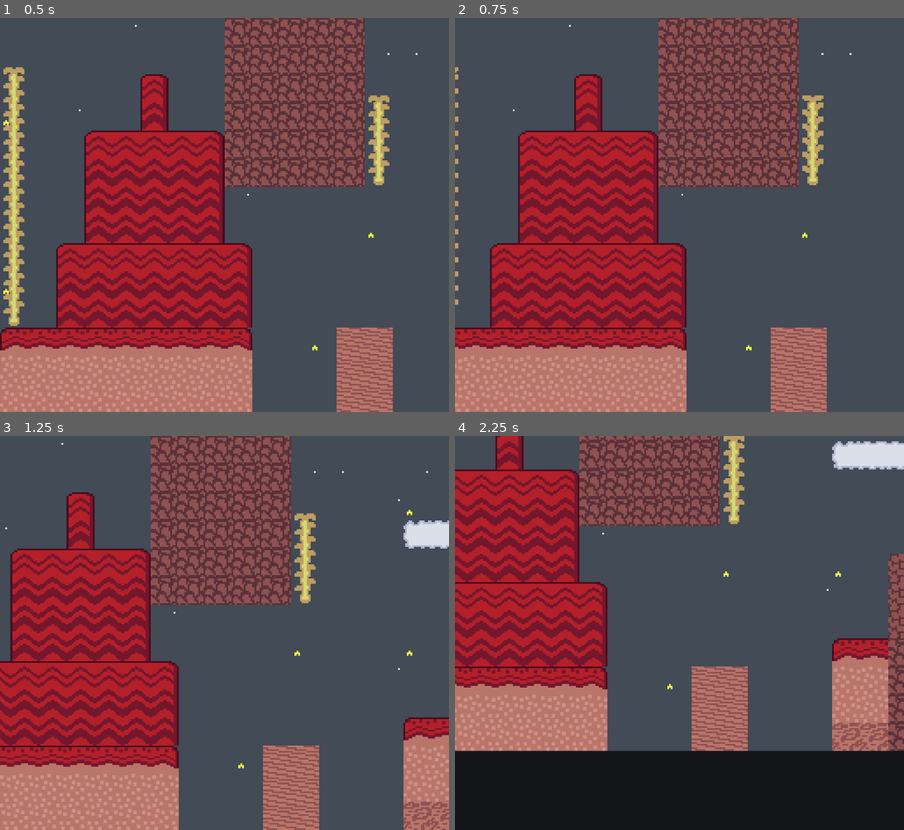
Above: before the commit, frames 1-4 (two rows, left to right).
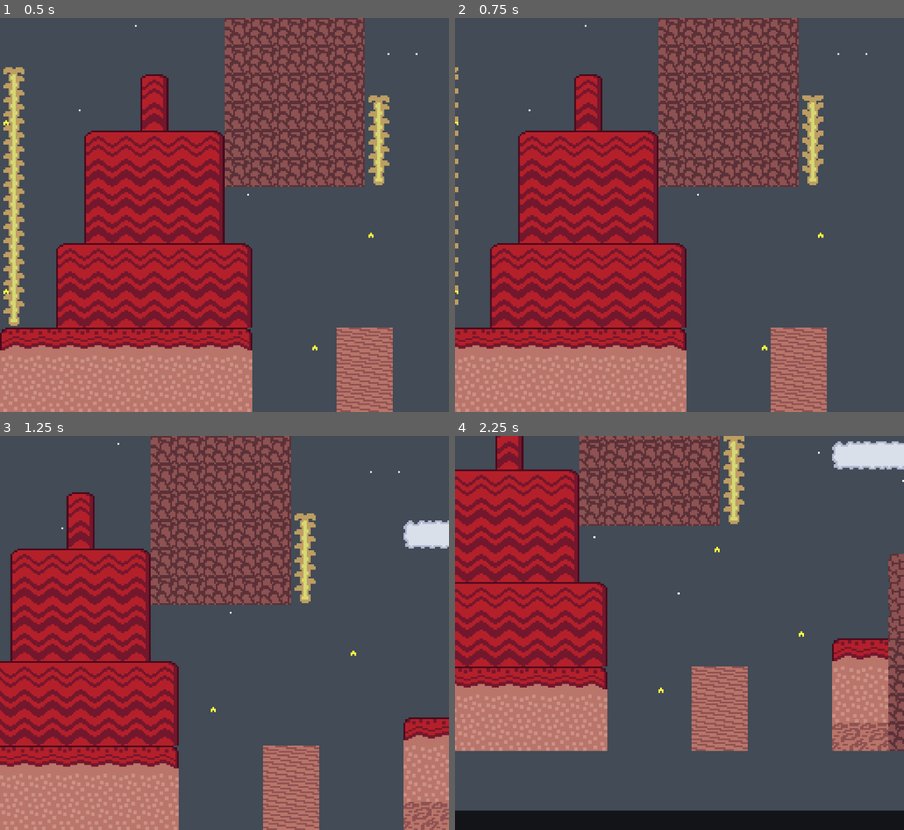
Above: after the commit, the same moments.

Repository: pixerhp/Subcon-Recall
Game: Godot game, scene res://scenes/topscenes/game_topscene.tscn
Same seed, same stepped clock (60 frames per second), same inputs: the game is played once before the commit and once after it.
Inputs:
- Up to frame 1 (0.5 s): no input
- Up to frame 2 (0.75 s): tap Enter at 0.5 s; hold D (move_right) from 0.53 s (still down)
- Up to frame 3 (1.25 s): keep holding D (move_right)
- Up to frame 4 (2.25 s): release D (move_right) at 1.28 s; hold S (move_down) 1.28-2.03 s; hold D (move_right) from 2.03 s (still down)

Frame 1 is identical in both runs. In frame 2, less than 0.1% of the frame differs, in the area x 0-92%, y 1-85%; in frame 3, 0.1%; in frame 4, 15%, in the area x 0-100%, y 4-96%.

Commit message:
Add parallax for background tilemap

Diff:
--- a/scenes/topscenes/game_topscene.tscn
+++ b/scenes/topscenes/game_topscene.tscn
@@ -270,7 +270,10 @@
 offset_bottom = 224.0
 color = Color(0.0705882, 0.0784314, 0.0941176, 1)
 
-[node name="BackgroundTiles" type="TileMapLayer" parent="AspectRatioContainer/SubViewportContainer/GameplaySubViewport"]
+[node name="Parallax2D" type="Parallax2D" parent="AspectRatioContainer/SubViewportContainer/GameplaySubViewport"]
+scroll_scale = Vector2(0.25, 0.25)
+
+[node name="BackgroundTiles" type="TileMapLayer" parent="AspectRatioContainer/SubViewportContainer/GameplaySubViewport/Parallax2D"]
 tile_map_data = PackedByteArray("AAAAAAAAAAAFAAAAAAAAAAEAAAAFAAAAAAAAAAIAAAAFAAAAAAAAAAMAAAAIAAEAAAAAAAQAAAAFAAAAAAAAAA …(15152 unchanged characters)…
 tile_set = SubResource("TileSet_71kwi")
 
